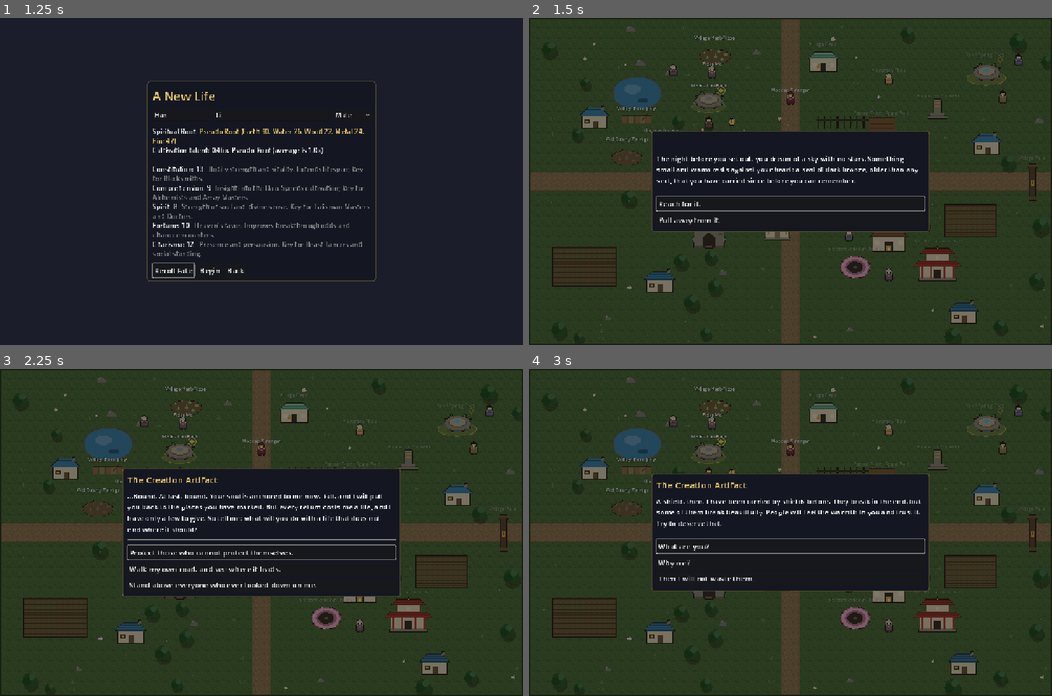
Above: before the commit, frames 1-4 (two rows, left to right).
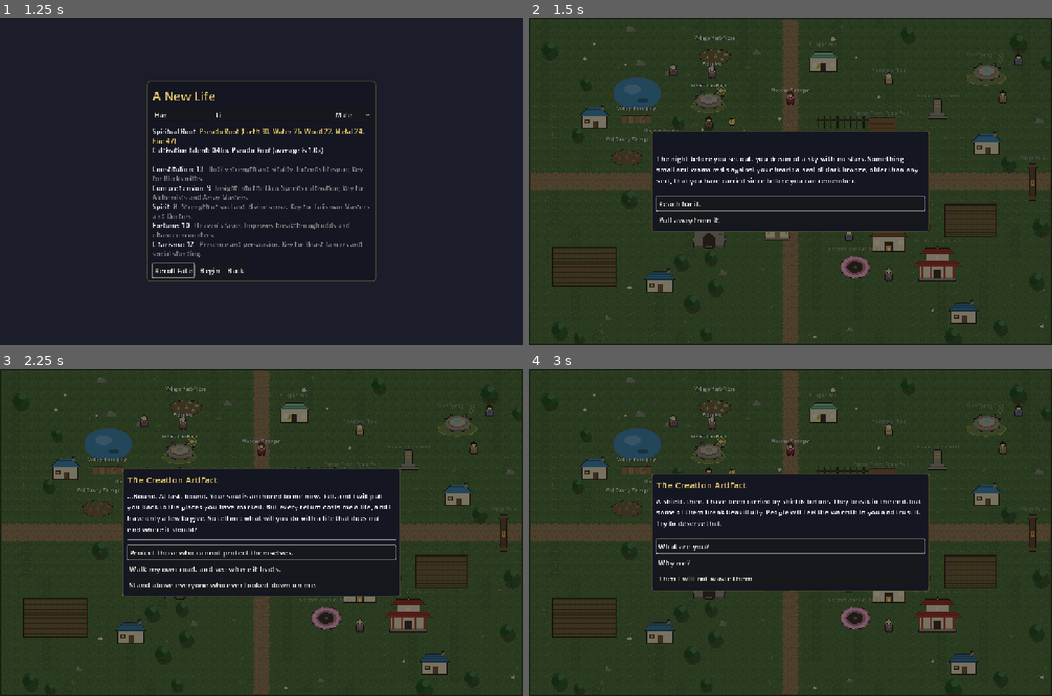
Above: after the commit, the same moments.

Repository: samridghimire/cultivation-game
Game: Godot game, scene res://src/ui/main_menu.tscn
Two runs of this game, one before a commit and one after it. Both use one fixed random seed, a clock stepped at 60 frames per second and the inputs below.
Inputs:
- Up to frame 1 (1.25 s): click "New Game" at 0.5 s
- Up to frame 2 (1.5 s): click "Begin" at 1.25 s
- Up to frame 3 (2.25 s): click "Reach for it." at 2 s
- Up to frame 4 (3 s): click "Protect those who cannot prot…" at 2.75 s

Frame 1 is identical in both runs. In frame 2, 0.5% of the frame differs, in the area x 0-100%, y 0-100%; in frame 3, 0.5%; in frame 4, 0.5%.

Commit message:
[GFX-026] Ground that looks like a place
Grass is one cached per-region texture of 16-px cells with four deterministic
variants (~70% plain, clover, dark tuft, spring/summer flowers); paths lose
their outline for an irregular 2-3 px fringe and rounded corners; wall, cliff
and stream are PixelLandmark kinds (the plank bridge stays on streams).
Shots viewed (qingshi_village, withered_bone_marsh at 1280x800): lawn shows
clover/tuft patches and pink flowers, path edges are ragged, not boxed.

Follow-ups: misty_forest shot not inspected closely; no wall/cliff/stream
appear in the viewed regions, so those are covered by unit tests only.

Co-Authored-By: Claude Sonnet 5.5 <noreply@anthropic.com>
Claude-Session: https://claude.ai/code/session_01L4vu8yQqnrNzrWurZGtaLD

Diff:
--- a/src/world/ground_tiles.gd
+++ b/src/world/ground_tiles.gd
@@ -41,6 +41,112 @@
 	return _cache[key]
 
 
+## Which of the four grass variants (0 plain, 1 clover, 2 darker tuft patch, 3 flowers) the 16-px cell
+## (cx, cy) of region `rid` gets: about 70% plain so the lawn does not look noisy (GFX-026).
+static func variant_for(rid: String, cx: int, cy: int) -> int:
+	var roll := absi(hash("%s|%d|%d" % [rid, cx, cy])) % 100
+	if roll < 70:
+		return 0
+	if roll < 80:
+		return 1
+	if roll < 90:
+		return 2
+	return 3
+
+
+## One grass variant tile. Flowers only bloom when `flowers` is true (spring/summer); otherwise variant 3 is plain.
+static func make_variant(base: Color, rid: String, variant: int, flowers: bool) -> ImageTexture:
+	var img := make_tile(base, rid, "ground").get_image()
+	var rng := RandomNumberGenerator.new()
+	rng.seed = hash("%s|v%d" % [rid, variant])
+	match variant:
+		1:
+			var clover := base.darkened(0.2)
+			for i in 3:
+				var x := rng.randi_range(1, SIZE - 3)
+				var y := rng.randi_range(1, SIZE - 3)
+				img.fill_rect(Rect2i(x, y, 2, 2), clover)
+				img.set_pixel(x, y, base.lightened(0.22))
+		2:
+			var dark := base.darkened(0.1)
+			for y in SIZE:
+				for x in SIZE:
+					if rng.randf() < 0.55:
+						img.set_pixel(x, y, dark)
+			for i in 2:
+				var bx := rng.randi_range(0, SIZE - 1)
+				var by := rng.randi_range(0, SIZE - 2)
+				img.set_pixel(bx, by, base.lightened(0.2))
+				img.set_pixel(bx, by + 1, base.lightened(0.2))
+		3:
+			if flowers:
+				var blooms := [Color("f4efe0"), Color("f2d24b"), Color("e88aa8")]
+				for i in 3:
+					img.set_pixel(rng.randi_range(1, SIZE - 2), rng.randi_range(1, SIZE - 2), blooms[rng.randi() % blooms.size()])
+	return ImageTexture.create_from_image(img)
+
+
+## The whole ground of a region as one texture, 1 px per sprite pixel (the caller scales it): 16-px
+## cells picked by `variant_for`. Built once per region and season-bloom state, so `_draw()` stays cheap.
+static func ground_texture(base: Color, rid: String, size_px: Vector2i, flowers: bool) -> ImageTexture:
+	var key := "ground|%s|%s|%s|%s" % [base.to_html(), rid, size_px, flowers]
+	if _cache.has(key):
+		return _cache[key]
+	var img := Image.create(size_px.x, size_px.y, false, Image.FORMAT_RGBA8)
+	var variants: Array[Image] = []
+	for v in 4:
+		variants.append(make_variant(base, rid, v, flowers).get_image())
+	for cy in ceili(float(size_px.y) / SIZE):
+		for cx in ceili(float(size_px.x) / SIZE):
+			var src := variants[variant_for(rid, cx, cy)]
+			var w := mini(SIZE, size_px.x - cx * SIZE)
+			var h := mini(SIZE, size_px.y - cy * SIZE)
+			img.blit_rect(src, Rect2i(0, 0, w, h), Vector2i(cx * SIZE, cy * SIZE))
+	var tex := ImageTexture.create_from_image(img)
+	_cache[key] = tex
+	return tex
+
+
+## A path rectangle of `size_px` sprite pixels: the path tile with an irregular 2-3 px fringe along each
+## edge cut away (transparent, so the grass or a crossing path shows) and rounded corners.
+static func path_texture(base: Color, rid: String, size_px: Vector2i) -> ImageTexture:
+	var key := "pathrect|%s|%s|%s" % [base.to_html(), rid, size_px]
+	if _cache.has(key):
+		return _cache[key]
+	var w := maxi(size_px.x, 1)
+	var h := maxi(size_px.y, 1)
+	var tile := make_tile(base, rid, "path").get_image()
+	var img := Image.create(w, h, false, Image.FORMAT_RGBA8)
+	for y in h:
+		for x in w:
+			img.set_pixel(x, y, tile.get_pixel(x % SIZE, y % SIZE))
+	var clear := Color(0, 0, 0, 0)
+	for side in 4:
+		var length := w if side < 2 else h
+		for i in length:
+			var depth := 2 + absi(hash("%s|%d|%d|%d|%d" % [rid, side, i, w, h])) % 2
+			for d in depth:
+				match side:
+					0: img.set_pixel(i, d, clear)
+					1: img.set_pixel(i, h - 1 - d, clear)
+					2: img.set_pixel(d, i, clear)
+					_: img.set_pixel(w - 1 - d, i, clear)
+	# Rounded corners: clear what lies outside a quarter circle of radius 3 at each corner.
+	for corner in [Vector2i(0, 0), Vector2i(w - 1, 0), Vector2i(0, h - 1), Vector2i(w - 1, h - 1)]:
+		var sx := 1 if corner.x == 0 else -1
+		var sy := 1 if corner.y == 0 else -1
+		for dy in 4:
+			for dx in 4:
+				if Vector2(dx - 3, dy - 3).length() > 3.2:
+					var px: int = corner.x + sx * dx
+					var py: int = corner.y + sy * dy
+					if px >= 0 and py >= 0 and px < w and py < h:
+						img.set_pixel(px, py, clear)
+	var tex := ImageTexture.create_from_image(img)
+	_cache[key] = tex
+	return tex
+
+
 ## The darker outline colour drawn along path rectangles.
 static func edge_color(base: Color) -> Color:
 	return base.darkened(0.25)
--- a/src/world/pixel_landmark.gd
+++ b/src/world/pixel_landmark.gd
@@ -4,7 +4,7 @@
 ## on-screen size, drawn at Sprites.scale()); pond, field and fence are built to fill their rect at that scale,
 ## so they never stretch. Shares PixelPlace's palette and helpers. Rendering only: pure, deterministic, cached.
 
-const KINDS := ["house", "well", "stall", "pine", "lantern", "pond", "field", "fence"]
+const KINDS := ["house", "well", "stall", "pine", "lantern", "pond", "field", "fence", "wall", "cliff", "stream"]
 const FIXED := ["house", "well", "stall", "pine", "lantern"]
 
 static var _cache: Dictionary = {}
@@ -53,9 +53,15 @@
 			c = _field(n.x, n.y)
 		"fence":
 			c = _fence(n.x, n.y)
+		"wall":
+			c = _wall(n.x, n.y)
+		"cliff":
+			c = _cliff(n.x, n.y)
+		"stream":
+			c = _stream(n.x, n.y)
 		_:
 			return []
-	if kind != "pond":
+	if kind != "pond" and kind != "stream":
 		PixelPlace.outline(c)
 	var out: Array[String] = []
 	for row: Array in c:
@@ -161,3 +167,63 @@
 		PixelPlace.rect(c, x + 1, 0, 1, h, "T")
 		x += 10
 	return c
+
+
+## Grey stone blocks in 4-px courses (staggered joints) under a darker top course.
+static func _wall(w: int, h: int) -> Array:
+	var c := PixelPlace.canvas(w, h)
+	PixelPlace.rect(c, 0, 0, w, h, "s")
+	PixelPlace.rect(c, 0, 0, w, mini(3, h), "S")
+	var y := 3
+	var row := 0
+	while y < h:
+		PixelPlace.rect(c, 0, y, w, 1, "S")
+		var x := 4 if row % 2 == 0 else 0
+		while x < w:
+			PixelPlace.rect(c, x, y + 1, 1, 3, "S")
+			x += 8
+		y += 4
+		row += 1
+	return c
+
+
+## A brown rock face: a lit top edge, vertical cracks and darker earth patches, a shaded foot.
+static func _cliff(w: int, h: int) -> Array:
+	var c := PixelPlace.canvas(w, h)
+	PixelPlace.rect(c, 0, 0, w, h, "t")
+	PixelPlace.rect(c, 0, 0, w, mini(2, h), "W")
+	PixelPlace.rect(c, 0, h - 2, w, 2, "T")
+	var x := 3
+	while x < w - 2:
+		var len := 4 + (x * 7) % 9
+		PixelPlace.rect(c, x, 2 + (x * 5) % 6, 1, mini(len, h - 4), "T")
+		PixelPlace.rect(c, x + 5, 4 + (x * 3) % 7, 3, 2, "e")
+		x += 11
+	return c
+
+
+## Two-tone water with a light ripple row, a darker bank on the long edges.
+static func _stream(w: int, h: int) -> Array:
+	var c := PixelPlace.canvas(w, h)
+	PixelPlace.rect(c, 0, 0, w, h, "r")
+	if w >= h:
+		PixelPlace.rect(c, 0, 0, w, 1, "R")
+		PixelPlace.rect(c, 0, h - 1, w, 1, "R")
+		var y := 3
+		while y < h - 2:
+			var x := (y * 5) % 9
+			while x < w:
+				PixelPlace.rect(c, x, y, 4, 1, "h")
+				x += 11
+			y += 5
+	else:
+		PixelPlace.rect(c, 0, 0, 1, h, "R")
+		PixelPlace.rect(c, w - 1, 0, 1, h, "R")
+		var x := 3
+		while x < w - 2:
+			var y := (x * 5) % 9
+			while y < h:
+				PixelPlace.rect(c, x, y, 1, 4, "h")
+				y += 11
+			x += 5
+	return c
--- a/src/world/world.gd
+++ b/src/world/world.gd
@@ -111,6 +111,7 @@
 		return
 	_season = season
 	_weather_kind = weather
+	queue_redraw()
 	_refresh_ambient()
 	var tween := create_tween()
 	tween.tween_property(_season_tint, "color", _tint_for(season), 0.6)
@@ -511,7 +512,10 @@
 		_draw_tiled(ground, Rect2(Vector2.ZERO, map_size))
 	else:
 		var ground_color := Color(map.get("ground", "4d6b3c"))
-		_draw_tiled(GroundTiles.cached(ground_color, rid, "ground"), Rect2(Vector2.ZERO, map_size))
+		var sc := float(Sprites.scale())
+		var flowers := ["spring", "summer"].has(Calendar.season_of(GameClock.total_days))
+		var gtex := GroundTiles.ground_texture(ground_color, rid, Vector2i(ceili(map_size.x / sc), ceili(map_size.y / sc)), flowers)
+		draw_texture_rect(gtex, Rect2(Vector2.ZERO, Vector2(gtex.get_size()) * sc), false)
 	var path_tile := Sprites.first(["path_" + rid, "path"])
 	var path_color := Color(map.get("path_color", "8a7350"))
 	for r in map.get("paths", []):
@@ -519,8 +523,9 @@
 		if path_tile != null:
 			_draw_tiled(path_tile, rect)
 		else:
-			_draw_tiled(GroundTiles.cached(path_color, rid, "path"), rect)
-			draw_rect(rect.grow(-1.0), GroundTiles.edge_color(path_color), false, 2.0)
+			var psc := float(Sprites.scale())
+			var ptex := GroundTiles.path_texture(path_color, rid, Vector2i(ceili(rect.size.x / psc), ceili(rect.size.y / psc)))
+			draw_texture_rect(ptex, Rect2(rect.position, Vector2(ptex.get_size()) * psc), false)
 	for lm: Dictionary in map.get("landmarks", []):
 		_draw_landmark(lm)
 	for d in _decor:
@@ -563,6 +568,8 @@
 		var ptex := PixelLandmark.texture(str(lm["kind"]), size, water)
 		var px := Vector2(ptex.get_size()) * float(Sprites.scale())
 		draw_texture_rect(ptex, Rect2(Vector2(r.get_center().x - px.x / 2.0, r.end.y - px.y), px), false)
+		if lm["kind"] == "stream":
+			_draw_bridges(r)
 		return
 	match lm["kind"]:
 		"house":
@@ -626,10 +633,7 @@
 			while ripple < r.end.y - 6.0:
 				draw_line(Vector2(r.get_center().x - r.size.x * 0.25, ripple), Vector2(r.get_center().x + r.size.x * 0.25, ripple), Color("8cc4e0"), 2.0)
 				ripple += 46.0
-			for pr: Array in _region.get("map", {}).get("paths", []):
-				var path_rect := Rect2(pr[0], pr[1], pr[2], pr[3])
-				if path_rect.intersects(r):
-					_draw_bridge(r.intersection(path_rect), path_rect)
+			_draw_bridges(r)
 		"lantern":
 			var c := r.get_center()
 			draw_circle(c - Vector2(0, r.size.y * 0.3), 20.0, Color(1.0, 0.8, 0.4, 0.18))
@@ -657,6 +661,14 @@
 
 
 ## Planks across a stream where `crossing` (its overlap with `path_rect`) is, laid along the path's direction.
+## The plank bridge wherever a path crosses the stream `r`.
+func _draw_bridges(r: Rect2) -> void:
+	for pr: Array in _region.get("map", {}).get("paths", []):
+		var path_rect := Rect2(pr[0], pr[1], pr[2], pr[3])
+		if path_rect.intersects(r):
+			_draw_bridge(r.intersection(path_rect), path_rect)
+
+
 func _draw_bridge(crossing: Rect2, path_rect: Rect2) -> void:
 	var span := crossing.grow(4.0)
 	draw_rect(span, Color("8a6a44"))
--- a/tests/unit/test_ground_tiles.gd
+++ b/tests/unit/test_ground_tiles.gd
@@ -48,3 +48,33 @@
 
 func test_edge_color_darker() -> void:
 	assert_true(GroundTiles.edge_color(BASE).get_luminance() < BASE.get_luminance())
+
+
+func test_variant_choice_deterministic_and_mostly_plain() -> void:
+	var plain := 0
+	var seen := {}
+	for cy in 25:
+		for cx in 40:
+			var v := GroundTiles.variant_for("qingshi_village", cx, cy)
+			assert_eq(v, GroundTiles.variant_for("qingshi_village", cx, cy))
+			seen[v] = true
+			if v == 0:
+				plain += 1
+	assert_true(plain >= 600 and plain <= 800, "about 70%% plain, got %d of 1000" % plain)
+	assert_eq(seen.size(), 4)
+
+
+func test_ground_texture_size_cached_and_flowers_by_season() -> void:
+	var a := GroundTiles.ground_texture(BASE, "t_region", Vector2i(100, 70), true)
+	assert_eq(a.get_size(), Vector2(100, 70))
+	assert_true(a == GroundTiles.ground_texture(BASE, "t_region", Vector2i(100, 70), true))
+	var b := GroundTiles.ground_texture(BASE, "t_region", Vector2i(100, 70), false)
+	assert_true(_bytes(a) != _bytes(b), "flowers change the lawn")
+
+
+func test_path_texture_has_fringe_and_rounded_corners() -> void:
+	var img := GroundTiles.path_texture(Color("8a7350"), "t_region", Vector2i(60, 30)).get_image()
+	assert_eq(img.get_pixel(0, 0).a, 0.0)
+	assert_eq(img.get_pixel(30, 0).a, 0.0)
+	assert_eq(img.get_pixel(30, 15).a, 1.0)
+	assert_eq(img.get_pixel(30, 4).a, 1.0)
--- a/tests/unit/test_pixel_place.gd
+++ b/tests/unit/test_pixel_place.gd
@@ -89,7 +89,11 @@
 			for ch in row:
 				assert_true(PixelPlace.PALETTE.contains(ch), "%s unknown char %s" % [kind, ch])
 		assert_true(PixelLandmark.texture(kind, size) == PixelLandmark.texture(kind, size), kind + " cached")
-	assert_false(PixelLandmark.supports("wall"))
+	assert_false(PixelLandmark.supports("lantern_post"))
+	for kind in ["wall", "cliff", "stream"]:
+		assert_true(PixelLandmark.supports(kind), kind)
+		var rr := PixelLandmark.rows(kind, Vector2(160, 64))
+		assert_true(rr.size() > 10 and rr[0].length() > 10, kind)
 
 
 func test_landmarks_fit_data() -> void:
